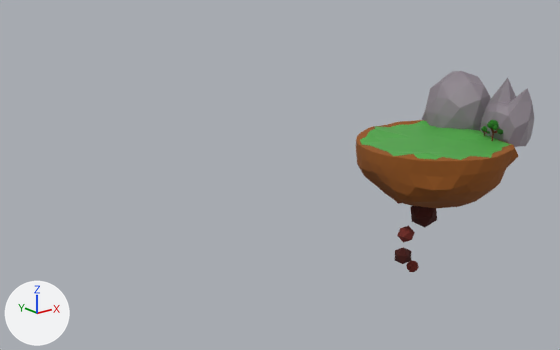
The Blender file Blender/Island.blend, before and after one commit.
Camera for both pictures: a 50 mm lens placed at (-1321.0, -938.0, 382.0), pointed at (-535.0, 44.0, -11.0). Arrows for +X, +Y and +Z are at lower left; the lights stay in place.

The older version as bpy lines, for what is in view:
```python
ob_icosphere_009 = bpy.data.objects.new('Icosphere.009', me_icosphere_010)
ob_icosphere_009.parent = ob_island
ob_icosphere_009.location = (-166.8, 37.98, -162.6)
ob_icosphere_009.rotation_euler = (0.273, 0.573, 1.406)  # degrees (16, 33, 81)
ob_icosphere_009.scale = (30.1, 30.1, 30.1)
ob_icosphere_010 = bpy.data.objects.new('Icosphere.010', me_icosphere_011)
ob_icosphere_010.parent = ob_island
ob_icosphere_010.location = (-228.8, 27.74, -189.3)
ob_icosphere_010.rotation_euler = (0.157, 0.446, 0.547)  # degrees (9, 26, 31)
ob_icosphere_010.scale = (17.6, 17.6, 17.6)
ob_icosphere_011 = bpy.data.objects.new('Icosphere.011', me_icosphere_012)
ob_icosphere_011.parent = ob_island
ob_icosphere_011.location = (-209.6, 49.71, -248.2)
ob_icosphere_011.rotation_euler = (0.627, 0.742, 1.532)  # degrees (36, 43, 88)
ob_icosphere_011.scale = (19.7, 19.7, 19.7)
ob_icosphere_014 = bpy.data.objects.new('Icosphere.014', me_icosphere_015)
ob_icosphere_014.parent = ob_island
ob_icosphere_014.location = (-174.1, 53.66, -283.1)
ob_icosphere_014.rotation_euler = (0.5, 0.823, 0.893)  # degrees (29, 47, 51)
ob_icosphere_014.scale = (14.1, 14.1, 14.1)
ob_island = bpy.data.objects.new('island', me_icosphere_001)
ob_island.location = (-200.0, -3.0, -82.0)
ob_island.scale = (48.5, 48.5, 27.4)
ob_rock = bpy.data.objects.new('rock', me_icosphere)
ob_rock.location = (-38.0, 95.0, 24.0)
ob_rock.rotation_euler = (0.00877, 0.00283, -0.169)  # degrees (0.5, 0.2, -9.7)
```
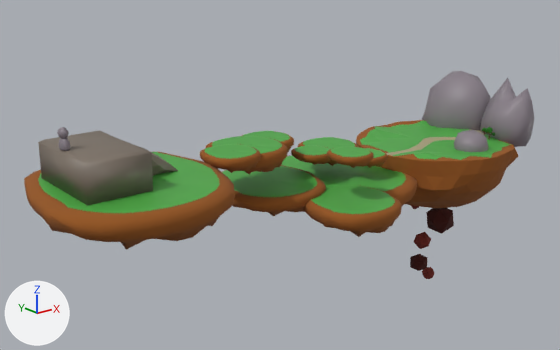
Where the change shows, as pixel boxes (x1, y1, x2, y2) in the pictures (560 x 350 px):
'FirstIsland.010', added
    after: (24, 152, 235, 250)
'立方体', added
    after: (38, 130, 153, 206)
'FirstIsland.009', added
    after: (303, 185, 402, 237)
'FirstIsland.007', added
    after: (222, 165, 326, 216)
'FirstIsland.008', added (green)
    after: (281, 155, 417, 212)
'FirstIsland.006', added
    after: (200, 144, 261, 173)
'FirstIsland.005', added
    after: (206, 136, 288, 174)
'Icosphere.009', moved
    before: (410, 206, 437, 227)
    after: (426, 208, 454, 234)
'FirstIsland.003', added
    after: (327, 146, 374, 168)
'ICO球', added
    after: (453, 130, 488, 152)
'FirstIsland.002', added
    after: (291, 145, 331, 165)
'FirstIsland', added (green)
    after: (298, 137, 359, 166)
'Icosphere.011', moved
    before: (395, 247, 411, 264)
    after: (410, 254, 427, 271)
'Icosphere.010', moved
    before: (397, 226, 415, 243)
    after: (414, 232, 431, 249)
'FirstIsland.004', added
    after: (242, 131, 294, 152)
'ICO球.004', added
    after: (120, 139, 178, 176)
'FirstIsland.001', added
    after: (365, 148, 388, 168)
'Icosphere.014', moved
    before: (406, 260, 419, 272)
    after: (422, 267, 434, 279)
'ICO球.003', added
    after: (59, 138, 71, 151)
'ICO球.002', added
    after: (57, 127, 68, 138)
part 1 of me_icosphere_001, added
    after: (384, 129, 497, 156)

Edits to the bpy script that builds the scene:
```text
Change me_icosphere_001:
    used by ob_island; location = (-200.0, -3.0, -82.0); scale = (48.5, 48.5, 27.4)
    remove me_icosphere_001.from_pydata(...)  # 3563 vertices, 3819 faces; spans x -2.99..2.98, y -3.02..3.0, z -1.75..3.4
    add me_icosphere_001.from_pydata(...)  # 3672 vertices, 3890 faces; spans x -2.99..2.98, y -3.02..3.0, z -1.75..3.4
    me_icosphere_001 part 1: 109 vertices added at x -2.96..2.46, y -1.03..0.45, z 3.12..3.3
    add me_icosphere_001.materials.append(mat_rodecream)  # beige #aca27d
Change ob_icosphere_014:
    ob_icosphere_014.location: (-174.1, 53.66, -283.1) -> (-174.1, 11.02, -283.1)
Change ob_icosphere_011:
    ob_icosphere_011.location: (-209.6, 49.71, -248.2) -> (-209.6, 7.077, -248.2)
Change ob_icosphere_010:
    ob_icosphere_010.location: (-228.8, 27.74, -189.3) -> (-228.8, -14.89, -189.3)
Change ob_icosphere_009:
    ob_icosphere_009.location: (-166.8, 37.98, -162.6) -> (-166.8, -4.652, -162.6)
Add ob_ico球_004:
    ob_ico球_004 = bpy.data.objects.new('ICO球.004', me_ico球_004)  # 42 vertices, 80 faces; spans x -26.2..26.3, y -15.2..16.2, z -23.7..18.6; in mat_マテリアル_001 (brown #7e7266)
    ob_ico球_004.location = (-838.0, -30.0, 91.0)
    ob_ico球_004.rotation_euler = (-1.567, -0.0106, 1.409)  # degrees (-90, -0.6, 81)
    ob_ico球_004.scale = (1.03, 1.84, 2.23)
Add ob_ico球_003:
    ob_ico球_003 = bpy.data.objects.new('ICO球.003', me_ico球_003)  # 42 vertices, 80 faces; spans x 815.2..850.5, y -15.6..15.6, z -8.3..9.6; in mat_material_006 (grey #898089)
    ob_ico球_003.location = (-1249.0, -32.0, 128.0)
    ob_ico球_003.scale = (0.368, 0.61, 0.936)
Add ob_ico球_002:
    ob_ico球_002 = bpy.data.objects.new('ICO球.002', me_ico球_002)  # 42 vertices, 80 faces; spans x -158.0..47.0, y -48.0..48.0, z -33.0..33.0; in mat_material_006 (grey #898089)
    ob_ico球_002.location = (-942.0, -32.0, 142.0)
    ob_ico球_002.rotation_euler = (-0.000608, -0.0139, 0.00388)  # degrees (0, -0.8, 0.2)
    ob_ico球_002.scale = (0.0479, 0.175, 0.226)
Add ob_立方体:
    ob_立方体 = bpy.data.objects.new('立方体', me_立方体_003)  # 12 vertices, 10 faces; spans x -29.9..29.9, y -42.6..42.6, z -27.2..27.2; in mat_マテリアル_001 (brown #7e7266)
    ob_立方体.location = (-905.0, -34.0, 94.0)
    ob_立方体.rotation_euler = (0.0123, 0.00198, 0.0123)  # degrees (0.7, 0.1, 0.7)
    ob_立方体.scale = (1.51, 1.59, 1.0)
Add ob_firstisland_010:
    ob_firstisland_010 = bpy.data.objects.new('FirstIsland.010', me_円柱_011)  # 448 vertices, 445 faces; spans x -10.2..10.9, y -10.3..10.4, z -3.8..1.8; in mat_material_002 (brown #98571e), mat_green (green #4eab45)
    ob_firstisland_010.location = (-863.0, -43.0, 52.0)
    ob_firstisland_010.rotation_euler = (0.011, 0.000935, 0.0123)  # degrees (0.6, 0.1, 0.7)
    ob_firstisland_010.scale = (12.8, 13.7, 9.25)
Add ob_firstisland_009:
    ob_firstisland_009 = bpy.data.objects.new('FirstIsland.009', me_円柱_011.copy())
    ob_firstisland_009.location = (-515.0, -110.0, -29.0)
    ob_firstisland_009.scale = (7.12, 7.12, 7.12)
Add ob_firstisland_007:
    ob_firstisland_007 = bpy.data.objects.new('FirstIsland.007', me_円柱_011.copy())
    ob_firstisland_007.location = (-580.0, 22.0, -16.0)
    ob_firstisland_007.rotation_euler = (0.011, 0.000935, 0.0123)  # degrees (0.6, 0.1, 0.7)
    ob_firstisland_007.scale = (8.52, 9.16, 6.18)
Add ob_firstisland_008:
    ob_firstisland_008 = bpy.data.objects.new('FirstIsland.008', me_円柱_011.copy())
    ob_firstisland_008.location = (-432.0, 21.0, -37.0)
    ob_firstisland_008.rotation_euler = (0.011, 0.000935, 0.0123)  # degrees (0.6, 0.1, 0.7)
    ob_firstisland_008.scale = (12.8, 13.7, 9.25)
Add ob_firstisland_006:
    ob_firstisland_006 = bpy.data.objects.new('FirstIsland.006', me_円柱_011.copy())
    ob_firstisland_006.location = (-692.0, -36.0, 69.0)
    ob_firstisland_006.scale = (4.12, 4.12, 4.12)
Add ob_firstisland_005:
    ob_firstisland_005 = bpy.data.objects.new('FirstIsland.005', me_円柱_011.copy())
    ob_firstisland_005.location = (-636.0, 1.0, 58.0)
    ob_firstisland_005.scale = (5.85, 5.85, 5.85)
Add ob_firstisland_004:
    ob_firstisland_004 = bpy.data.objects.new('FirstIsland.004', me_円柱_011.copy())
    ob_firstisland_004.location = (-571.0, 34.0, 56.0)
    ob_firstisland_004.scale = (4.12, 4.12, 4.12)
Add ob_firstisland_003:
    ob_firstisland_003 = bpy.data.objects.new('FirstIsland.003', me_円柱_011.copy())
    ob_firstisland_003.location = (-511.0, -100.0, 52.0)
    ob_firstisland_003.scale = (3.26, 3.26, 3.26)
Add ob_firstisland_002:
    ob_firstisland_002 = bpy.data.objects.new('FirstIsland.002', me_円柱_011.copy())
    ob_firstisland_002.location = (-492.0, 10.0, 27.0)
    ob_firstisland_002.scale = (3.26, 3.26, 3.26)
Add ob_firstisland_001:
    ob_firstisland_001 = bpy.data.objects.new('FirstIsland.001', me_円柱_011.copy())
    ob_firstisland_001.location = (-402.0, -28.0, 14.0)
    ob_firstisland_001.scale = (3.26, 3.26, 3.26)
Add ob_firstisland:
    ob_firstisland = bpy.data.objects.new('FirstIsland', me_円柱_011.copy())
    ob_firstisland.location = (-436.0, 32.0, 20.0)
    ob_firstisland.scale = (4.9, 4.9, 4.9)
Add ob_ico球:
    ob_ico球 = bpy.data.objects.new('ICO球', me_ico球)  # 42 vertices, 80 faces; spans x -15.8..15.6, y -16.0..15.9, z -21.2..16.6; in mat_material_006 (grey #898089)
    ob_ico球.location = (-192.0, -84.0, 8.0)
    ob_ico球.rotation_euler = (0.183, -0.0581, 0.0501)  # degrees (10, -3.3, 2.9)
    ob_ico球.scale = (1.88, 1.99, 1.61)
```
